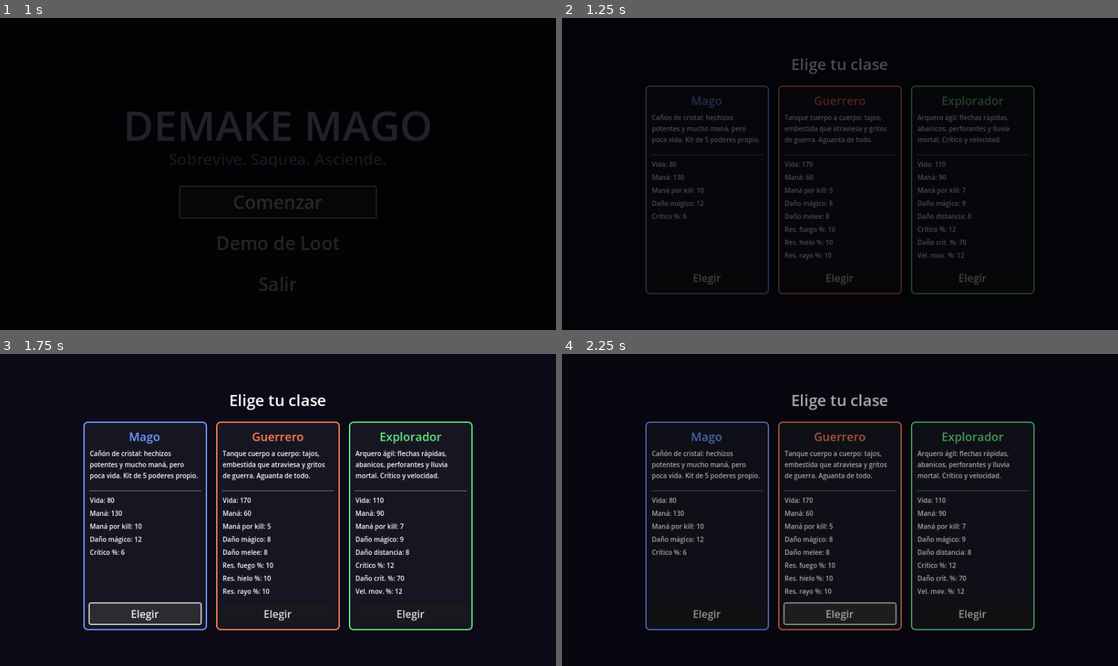
Above: before the commit, frames 1-4 (two rows, left to right).
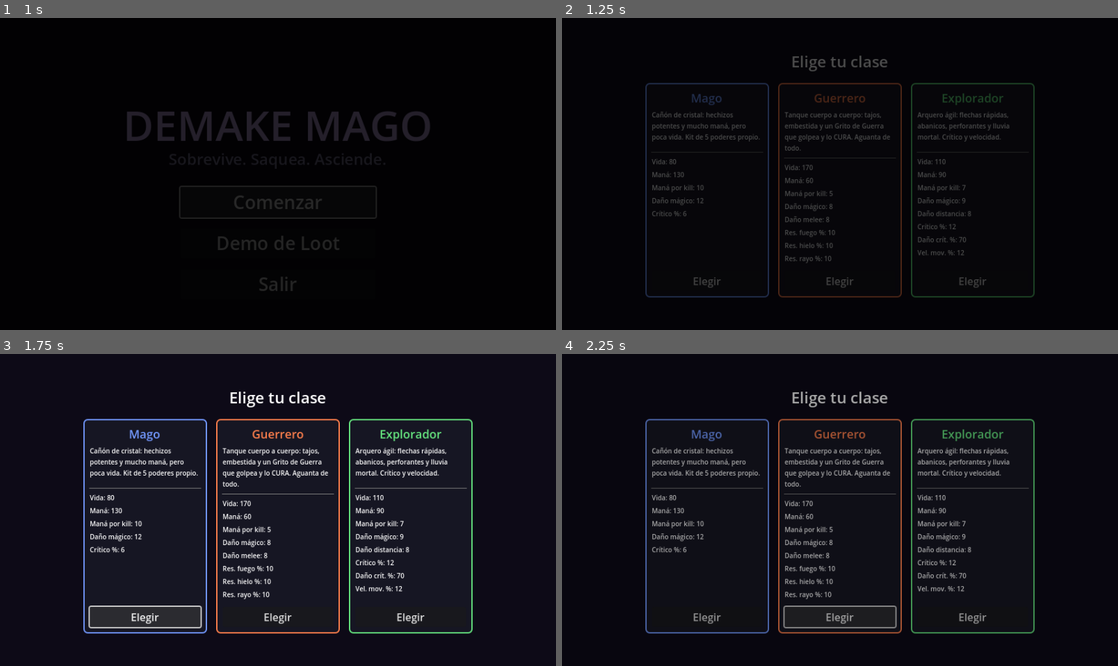
Above: after the commit, the same moments.

Repository: meatxsucks/godot-game
Game: Godot game, scene res://scenes/ui/MainMenu.tscn
Two runs of this game, one before a commit and one after it. Both use one fixed random seed, a clock stepped at 60 frames per second and the inputs below.
Inputs:
- Up to frame 1 (1 s): click "Comenzar" at 0.5 s
- Up to frame 2 (1.25 s): no input
- Up to frame 3 (1.75 s): click "Elegir" at 1.25 s
- Up to frame 4 (2.25 s): click "Elegir" at 2 s

Frame 1 is identical in both runs. In frame 2, 5.3% of the frame differs, in the area x 15-85%, y 12-90%; in frame 3, 9.3%; in frame 4, 8.3%.

Commit message:
Fix crash (typo en boss.gd) + heal del Guerrero + poderes de enemigos escalan
- FIX: 'wwwwwwwwww' accidental en boss.gd rompía el parseo del script
  (por eso 'estaba bugeado, falla')
- Guerrero: el Grito de Guerra ahora CURA el 25% de vida máx además del
  golpe en área (sustain del tanque); número/burst verde de curación
- Poderes de enemigos escalan por oleada: cadencia de ataque ×(1+0.06N),
  y los arqueros disparan abanicos de 1+N/3 flechas en oleadas altas

Diff:
--- a/scripts/abilities/war_cry_ability.gd
+++ b/scripts/abilities/war_cry_ability.gd
@@ -1,17 +1,25 @@
-## Guerrero slot 4 — Grito de Guerra: onda AoE grande alrededor.
+## Guerrero slot 4 — Grito de Guerra: onda AoE que golpea alrededor y, como
+## grito de combate, CURA al Guerrero (25% de su vida máxima). Su sustain.
 class_name WarCryAbility
 extends Ability
 
 const SCENE := preload("res://scenes/magic/WarCry.tscn")
+## Fracción de la vida máxima que recupera al gritar.
+const HEAL_FRACTION := 0.25
 
 func _init() -> void:
 	id = &"war_cry"
 	display_name = "Grito de Guerra"
 	key_label = "Q"
-	color = Color(1.0, 0.35, 0.2)
-	cooldown = 6.0
-	mana_cost = 15.0
+	color = Color(0.3, 0.9, 0.4)
+	cooldown = 8.0
+	mana_cost = 20.0
 	element = &"melee"
 
 func _cast(player) -> bool:
+	# Cura al Guerrero (número verde) además del golpe en área.
+	var heal_amount: float = player.stats.get_stat(&"max_health") * HEAL_FRACTION
+	player.heal(heal_amount)
+	FX.damage_number(player.global_position, heal_amount, false, Color(0.3, 1.0, 0.4))
+	FX.burst(player.global_position + Vector3.UP, Color(0.3, 1.0, 0.4), 16, 0.09)
 	return _spawn_nova(player, SCENE, &"melee_damage", 1.2)
--- a/scripts/core/game_state.gd
+++ b/scripts/core/game_state.gd
@@ -20,7 +20,7 @@
 	},
 	&"warrior": {
 		"name": "Guerrero",
-		"desc": "Tanque cuerpo a cuerpo: tajos, embestida que atraviesa y gritos de guerra. Aguanta de todo.",
+		"desc": "Tanque cuerpo a cuerpo: tajos, embestida y un Grito de Guerra que golpea y lo CURA. Aguanta de todo.",
 		"color": Color(1.0, 0.5, 0.3),
 		"model": "res://assets/kaykit/Knight.glb",
 		"anims": {"idle": "Idle", "run": "Running_A", "attack": "1H_Melee_Attack_Slice_Horizontal", "death": "Death_A"},
--- a/scripts/enemies/slime.gd
+++ b/scripts/enemies/slime.gd
@@ -31,6 +31,8 @@
 @export var preferred_range: float = 8.0
 @export var ranged_interval: float = 2.5
 @export var projectile_scene: PackedScene
+## Proyectiles por disparo (el spawner lo sube en oleadas altas = abanico).
+@export var projectile_count: int = 1
 
 var current_health: float
 var _health_bar: HealthBar3D
@@ -196,14 +198,21 @@
 		return # todavía acercándose
 
 	_ranged_timer = ranged_interval
-	var bolt = projectile_scene.instantiate()
-	get_parent().add_child(bolt)
-	bolt.global_position = global_position + Vector3(0, 0.9, 0)
-	var aim: Vector3 = player.global_position + Vector3(0, 0.5, 0) - bolt.global_position
-	if aim.length_squared() > 0.001:
+	var origin := global_position + Vector3(0, 0.9, 0)
+	var aim: Vector3 = player.global_position + Vector3(0, 0.5, 0) - origin
+	if aim.length_squared() < 0.001:
+		return
+	# Abanico: en oleadas altas el arquero dispara varios proyectiles.
+	var spread := 0.22
+	var base_angle := -spread * (projectile_count - 1) * 0.5
+	for i in projectile_count:
+		var bolt = projectile_scene.instantiate()
+		get_parent().add_child(bolt)
+		bolt.global_position = origin
 		bolt.global_transform.basis = Basis.looking_at(aim.normalized(), Vector3.UP)
-	if bolt.has_method("setup"):
-		bolt.setup(attack_damage, self)
+		bolt.rotate_y(base_angle + spread * i)
+		if bolt.has_method("setup"):
+			bolt.setup(attack_damage, self)
 	_play_locked("attack")
 
 # --- Navegación ----------------------------------------------------------------
--- a/scripts/levels/enemy_spawner.gd
+++ b/scripts/levels/enemy_spawner.gd
@@ -178,11 +178,16 @@
 	if _safe_zone and _safe_zone.contains(pos):
 		return
 
+	# Los "poderes" de los enemigos escalan con la oleada: atacan más rápido
+	# y los arqueros disparan abanicos de más flechas.
+	var atk_speed := 1.0 + 0.06 * (wave - 1)
+
 	var slime := slime_scene.instantiate()
 	slime.max_health = variant["hp"] * hp_mult
 	slime.speed = variant["speed"]
 	slime.size_scale = variant["scale"]
 	slime.attack_damage = variant["dmg"] * dmg_mult
+	slime.attack_interval = maxf(0.45, 1.0 / atk_speed)
 	slime.body_color = variant["color"]
 	slime.loot_level = _loot_level()
 	slime.xp_reward = variant["xp"] * (1.0 + 0.1 * (wave - 1))
@@ -191,6 +196,9 @@
 	slime.is_ranged = variant["ranged"]
 	if variant["ranged"]:
 		slime.projectile_scene = ENEMY_ARROW
+		slime.ranged_interval = maxf(1.0, 2.5 / atk_speed)
+		# +1 flecha cada 3 oleadas (1 → 2 en la 4, 3 en la 7...).
+		slime.projectile_count = 1 + int(wave / 3.0)
 	add_child(slime)
 	slime.global_position = pos
 	_to_spawn -= 1
Not shown, changed: README.md
